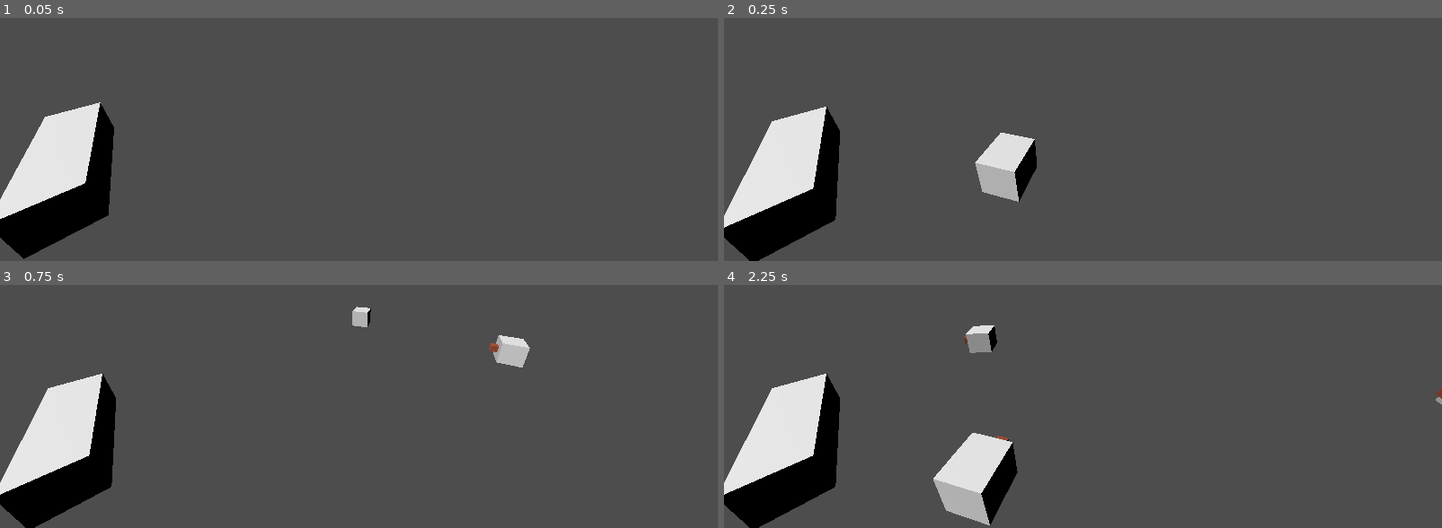
Above: before the commit, frames 1-4 (two rows, left to right).
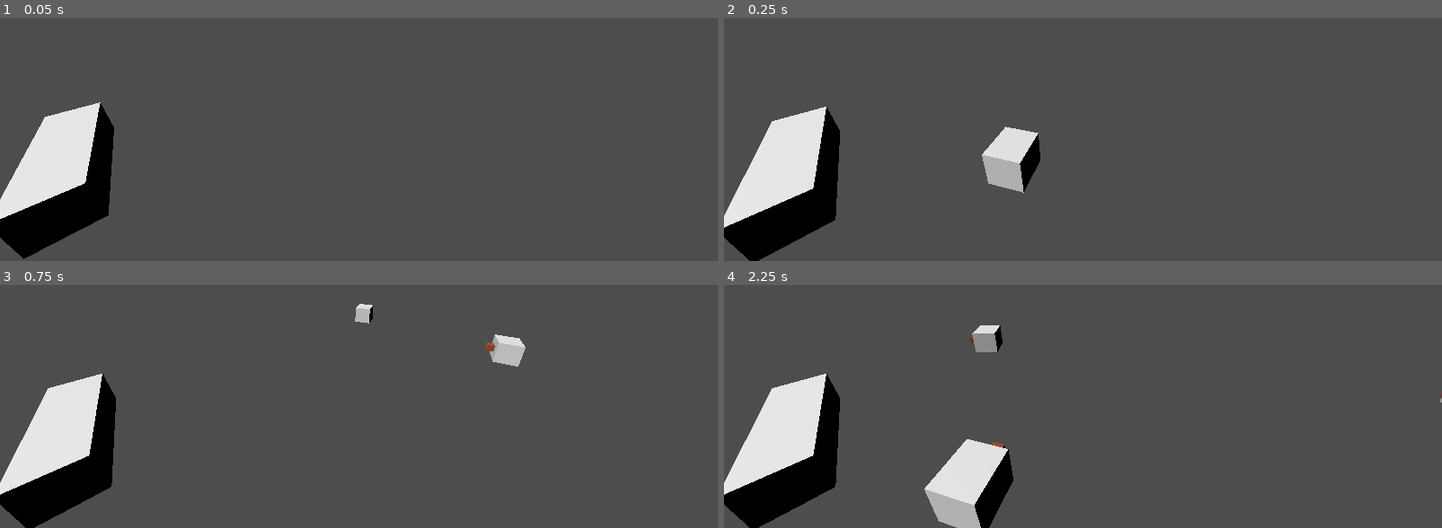
Above: after the commit, the same moments.

Repository: mulboor/kruispuntsimulatie
Game: Godot game, scene res://scenes/spaces/main.tscn
Two runs of this game, one before a commit and one after it. Both use one fixed random seed, a clock stepped at 60 frames per second and the inputs below.
Inputs:
- Up to frame 1 (0.05 s): no input
- Up to frame 2 (0.25 s): no input
- Up to frame 3 (0.75 s): no input
- Up to frame 4 (2.25 s): no input

Frame 1 is identical in both runs. In frame 2, 0.8% of the frame differs, in the area x 34-45%, y 44-76%; in frame 3, 0.3%; in frame 4, 1.6%, in the area x 27-100%, y 16-100%.

Commit message:
Update main.tscn

Diff:
--- a/scenes/spaces/main.tscn
+++ b/scenes/spaces/main.tscn
@@ -50,7 +50,7 @@
 [node name="Spawner A" type="Node3D" parent="Spawners" node_paths=PackedStringArray("general_user_stats", "path")]
 script = ExtResource("2_xc2x4")
 time_between_spawns = 2.0
-random_deviation = 0.021
+random_deviation = 0.036
 general_user_stats = NodePath("../../GlobalRoadUserStats")
 path = NodePath("Path3D")
 user = ExtResource("1_v6fqk")
@@ -62,7 +62,7 @@
 transform = Transform3D(1, 0, 0, 0, 1, 0, 0, 0, 1, 6.87177, 0, 17.3273)
 script = ExtResource("2_xc2x4")
 time_between_spawns = 1.0
-random_deviation = 0.04
+random_deviation = 0.036
 general_user_stats = NodePath("../../GlobalRoadUserStats")
 path = NodePath("Path3D")
 user = ExtResource("1_v6fqk")
